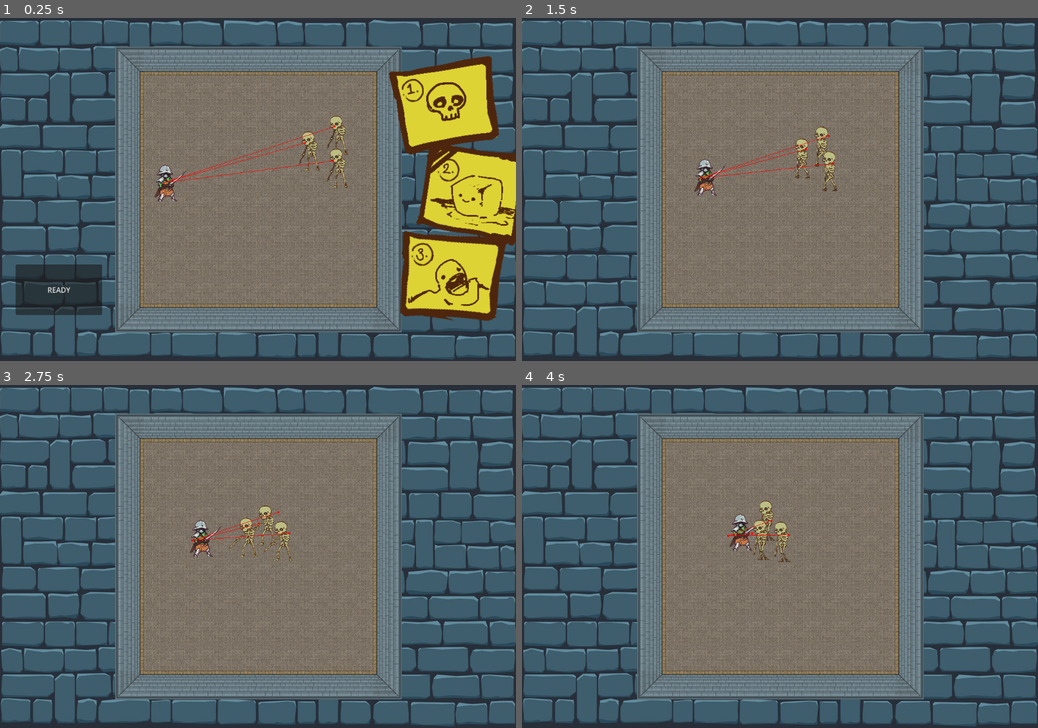
Above: before the commit, frames 1-4 (two rows, left to right).
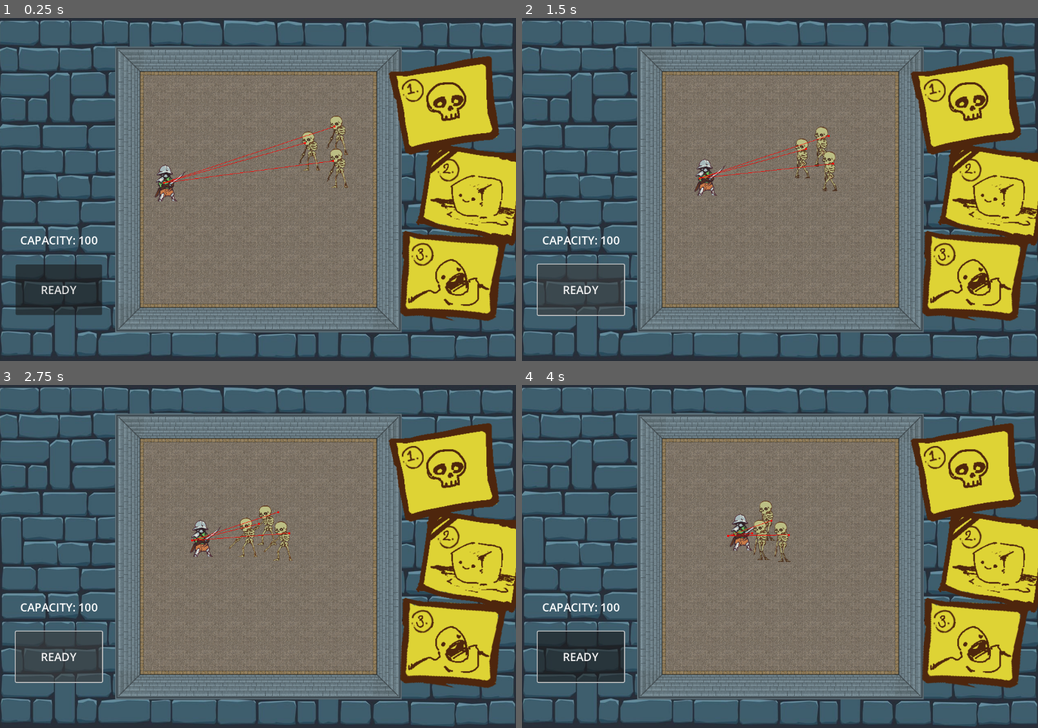
Above: after the commit, the same moments.

Repository: twobles/ecs-179-project-dungeon-dept
Game: Godot game, scene res://scenes/dungeon.tscn
The game is run twice, just before and just after one commit, with the same random seed, the same clock (stepped at 60 frames per second) and the same inputs.
Inputs (mouse positions are in pixels of both pictures, inside the frame that each line leads up to):
- Up to frame 1 (0.25 s): no input
- Up to frame 2 (1.5 s): click "READY" at 0.5 s; click (578, 288) at 1.25 s, where only the run after the commit has a clickable "READY"
- Up to frame 3 (2.75 s): click (56, 655) at 2 s, where only the run after the commit has a clickable "READY"
- Up to frame 4 (4 s): move the mouse to (893, 539) at 2.77 s; press the mouse at (893, 539) at 2.78 s; tap 1 (skeleton_select) at 3.05, 3.6 s; move the mouse to (676, 573) at 3.52 s; release the mouse at (676, 573) at 3.53 s; click (676, 573) at 3.8 s

The runs differ from the first frame. In frame 1, 0.3% of the frame differs, in the area x 4-19%, y 63-81%; in frame 2, 16%; in frame 3, 16%; in frame 4, 16%, in the area x 2-100%, y 11-89%.
Error after the commit: Parse Error: Identifier "Autoscript" not declared in the current scope. (res://scripts/build_menu.gd:64)

Commit message:
Capacity logic added

Diff:
--- a/dungeon_dept/scenes/dungeon.tscn
+++ b/dungeon_dept/scenes/dungeon.tscn
@@ -107,6 +107,12 @@
 polygons = Array[PackedInt32Array]([PackedInt32Array(0, 1, 2, 3)])
 outlines = Array[PackedVector2Array]([PackedVector2Array(53, 55, 591, 53, 588, 588, 48, 588)])
 
+[sub_resource type="Theme" id="Theme_uouro"]
+default_font_size = 25
+
+[sub_resource type="Theme" id="Theme_1dpy0"]
+default_font_size = 25
+
 [node name="Dungeon" type="Node"]
 
 [node name="Background" parent="." instance=ExtResource("1_c647s")]
@@ -162,6 +168,7 @@
 offset_top = 552.0
 offset_right = 228.0
 offset_bottom = 665.0
+theme = SubResource("Theme_uouro")
 text = "READY"
 
 [node name="Boundary" type="ColorRect" parent="BuildMenu"]
@@ -171,6 +178,16 @@
 offset_bottom = 640.0
 color = Color(1, 1, 1, 0)
 
+[node name="Capacity" type="Label" parent="BuildMenu"]
+offset_left = 35.0
+offset_top = 452.0
+offset_right = 228.0
+offset_bottom = 544.0
+theme = SubResource("Theme_1dpy0")
+text = "CAPACITY: 100"
+horizontal_alignment = 1
+vertical_alignment = 1
+
 [connection signal="pressed" from="BuildMenu/ReadyButton" to="BuildMenu" method="_on_button_pressed"]
 [connection signal="mouse_entered" from="BuildMenu/Boundary" to="BuildMenu" method="_on_boundary_mouse_entered"]
 [connection signal="mouse_exited" from="BuildMenu/Boundary" to="BuildMenu" method="_on_boundary_mouse_exited"]
--- /dev/null
+++ b/dungeon_dept/scripts/autoscript.gd
@@ -0,0 +1,3 @@
+extends Node
+
+var capacity:int = 100 # Initial Capacity
--- a/dungeon_dept/scripts/build_menu.gd
+++ b/dungeon_dept/scripts/build_menu.gd
@@ -13,15 +13,19 @@
 @onready var ui_test = $UI_test
 @onready var ready_button = $ReadyButton
 @onready var boundary = $Boundary
+@onready var capacity = $Capacity
 
 var is_dragging:bool = false  # Track if the icon is being dragged
 var is_inside_boundary:bool # Track if icon is inside boundary
 var is_ready:bool = false # Track if ready has been pressed
+var is_skeleton:bool = false # Track if last selected monster is skeleton
+#var is_second:bool = false # Track if last selected monster is second
 
 
 func _on_button_pressed() -> void:
 	ui_test.hide()
 	ready_button.hide()
+	capacity.hide()
 	is_ready = true
 
 
@@ -35,6 +39,8 @@
 		skeleton_icon_instance.position = mouse_position
 		add_child(skeleton_icon_instance)
 		is_dragging = true
+		is_skeleton = true
+#		is_second = false
 
 #	if event.is_action_pressed("second_select") and second_icon_instance == null:
 #		_remove_current_icon()
@@ -45,6 +51,8 @@
 #		second_icon_instance.position = mouse_position
 #		add_child(second_icon_instance)
 #		is_dragging = true
+#		is_skeleton = false
+#		is_second = true
 
 
 	# Drop the icon when the left mouse button is pressed
@@ -52,12 +60,21 @@
 		if is_inside_boundary == false:
 			return
 		else:
+			if is_skeleton:
+				if Autoscript.capacity - 6 < 0: # Capacity cap
+					return
+				Autoscript.capacity -= 6
+#			elif is_second:
+#				if Autoscript.capacity - 10 < 0:
+#					return
+#				Autoscript.capacity -= 10
 			is_dragging = false
 			skeleton_icon_instance = null
 #			second_icon_instance = null
 
 
 func _process(delta):
+	capacity.text = "Capacity: " + str(Autoscript.capacity)
 	if is_dragging and skeleton_icon_instance != null:
 		skeleton_icon_instance.position = get_global_mouse_position()
 #	if is_dragging and second_icon_instance != null:
Not shown: 1 places in dungeon_dept/scenes/dungeon.tscn that only renumber resources
